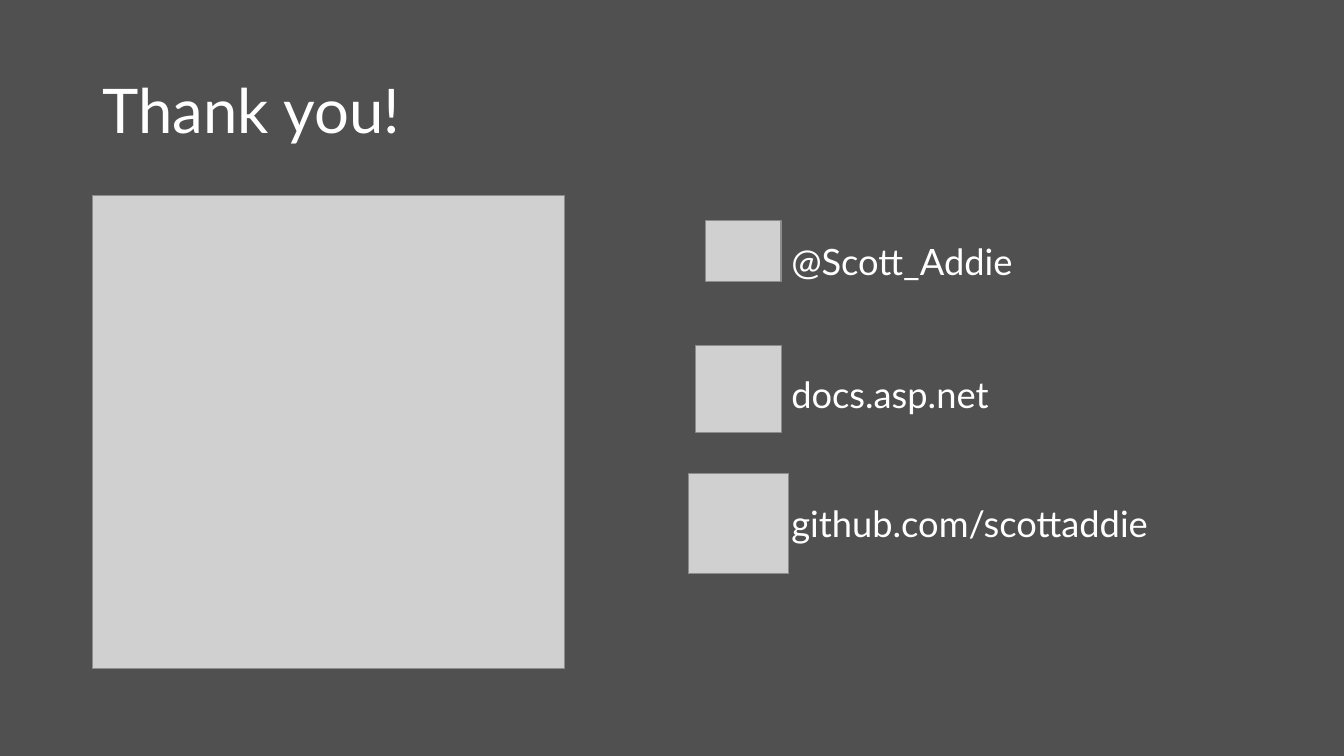
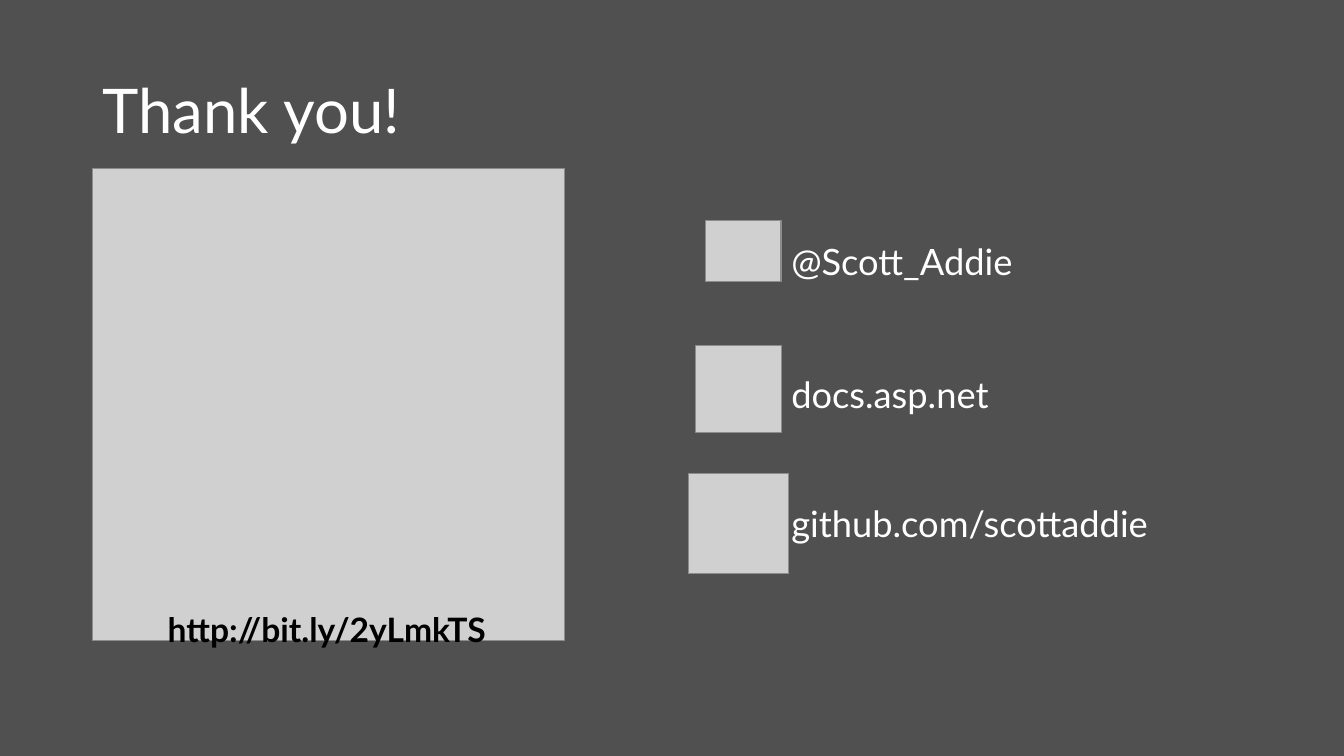
Before and after one commit to scottaddie/slide-decks, a slide deck: slide 13 of Whats New in ASP.NET Core 2.0.pptx. Drawn at 1344x756 pixels with LibreOffice and Linux fonts; fonts in the diff are those of the drawing; grey boxes stand for pictures. Boxes give left, top, right and bottom in pixels: in the first picture for what was removed or moved away, otherwise in the second. Text is boxed around its words. In the diff, an @@ line names an element or a change of style, - is before the commit and + after.

Commit message:
Add bitly URL to QR code

```diff
--- a/Whats New in ASP.NET Core 2.0.pptx
+++ b/Whats New in ASP.NET Core 2.0.pptx
@@ picture: place and size @@
-picture at box(93, 196, 566, 668)
+picture at box(93, 168, 566, 641)
@@ text added at box(168, 617, 486, 648), 24.1 pt, text #000000, bold @@
+http://bit.ly/2yLmkTS
```
